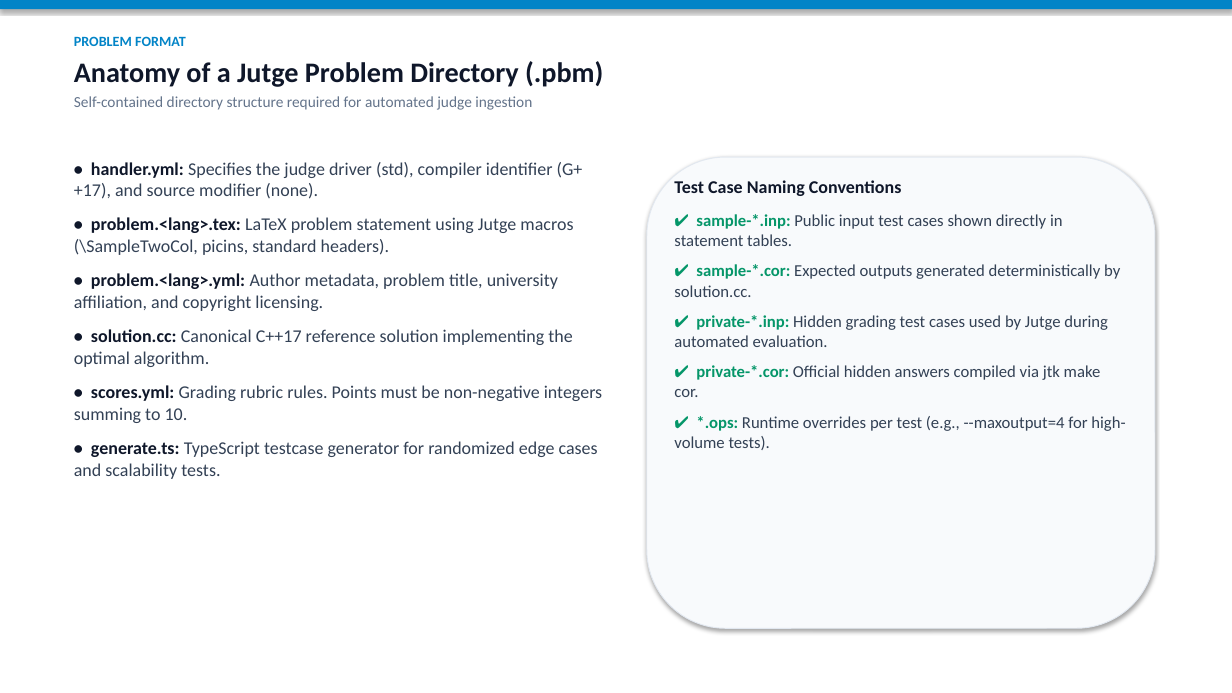
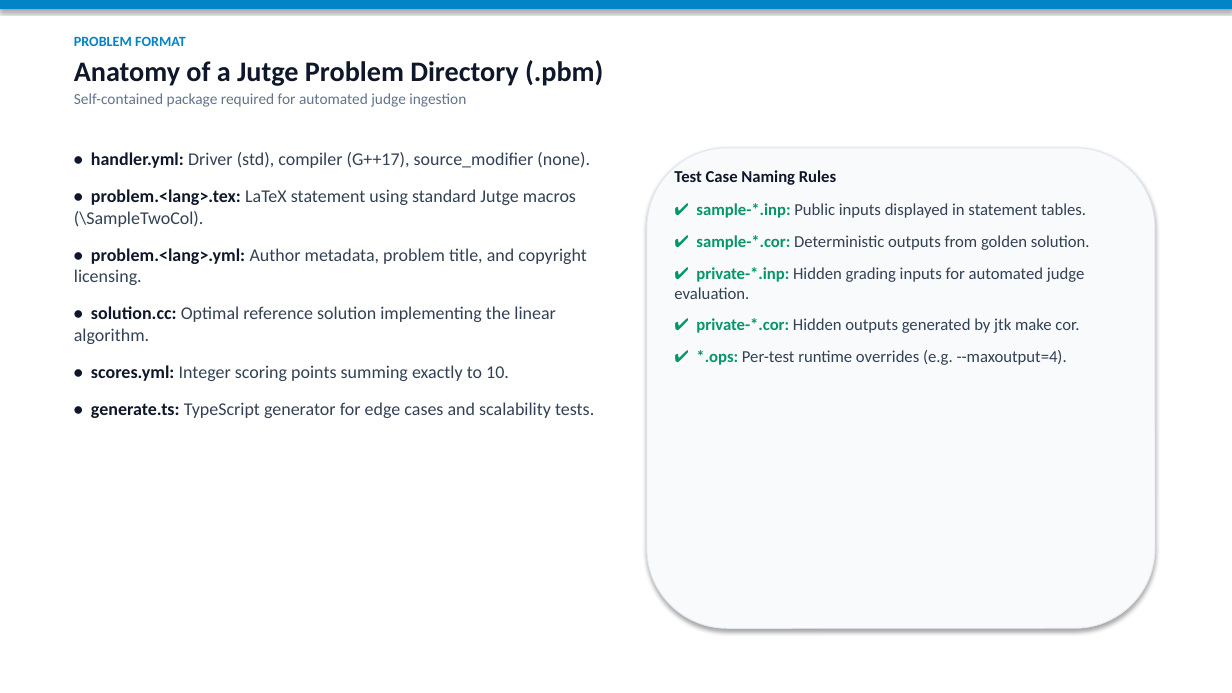
Before and after one commit to SuisSanem000/jutge-private, a slide deck: slide 6 of work/01-meeting-presentation-and-demo-20261112/meeting-summary-presentation.pptx. Drawn at 1232x693 pixels with LibreOffice and Linux fonts; fonts in the diff are those of the drawing. Boxes give left, top, right and bottom in pixels: in the first picture for what was removed or moved away, otherwise in the second. Text is boxed around its words. In the diff, an @@ line names an element or a change of style, - is before the commit and + after.

```diff
--- a/work/01-meeting-presentation-and-demo-20261112/meeting-summary-presentation.pptx
+++ b/work/01-meeting-presentation-and-demo-20261112/meeting-summary-presentation.pptx
@@ text at bbox=[74, 93, 466, 107]: text changed @@
-Self-contained directory structure required for automated judge ingestion
+Self-contained package required for automated judge ingestion
@@ rounded rectangle: place and size @@
-rounded rectangle at bbox=[647, 157, 1155, 628]
+rounded rectangle at bbox=[647, 148, 1155, 628]
@@ text at bbox=[74, 152, 594, 418]: text changed @@
-• handler.yml: Specifies the judge driver (std), compiler identifier (G++17), and source modifier (none).
-• problem.<lang>.tex: LaTeX problem statement using Jutge macros (\SampleTwoCol, picins, standard headers).
-• problem.<lang>.yml: Author metadata, problem title, university affiliation, and copyright licensing.
-• solution.cc: Canonical C++17 reference solution implementing the optimal algorithm.
-• scores.yml: Grading rubric rules. Points must be non-negative integers summing to 10.
-• generate.ts: TypeScript testcase generator for randomized edge cases and scalability tests.
+• handler.yml: Driver (std), compiler (G++17), source_modifier (none).
+• problem.<lang>.tex: LaTeX statement using standard Jutge macros (\SampleTwoCol).
+• problem.<lang>.yml: Author metadata, problem title, and copyright licensing.
+• solution.cc: Optimal reference solution implementing the linear algorithm.
+• scores.yml: Integer scoring points summing exactly to 10.
+• generate.ts: TypeScript generator for edge cases and scalability tests.
@@ text at bbox=[674, 170, 1090, 365]: text changed @@
-Test Case Naming Conventions
-✔ sample-*.inp: Public input test cases shown directly in statement tables.
-✔ sample-*.cor: Expected outputs generated deterministically by solution.cc.
-✔ private-*.inp: Hidden grading test cases used by Jutge during automated evaluation.
-✔ private-*.cor: Official hidden answers compiled via jtk make cor.
-✔ *.ops: Runtime overrides per test (e.g., --maxoutput=4 for high-volume tests).
+Test Case Naming Rules
+✔ sample-*.inp: Public inputs displayed in statement tables.
+✔ sample-*.cor: Deterministic outputs from golden solution.
+✔ private-*.inp: Hidden grading inputs for automated judge evaluation.
+✔ private-*.cor: Hidden outputs generated by jtk make cor.
+✔ *.ops: Per-test runtime overrides (e.g. --maxoutput=4).
```
Also in this commit, not shown: 29 other slides changed, 5 other files.
